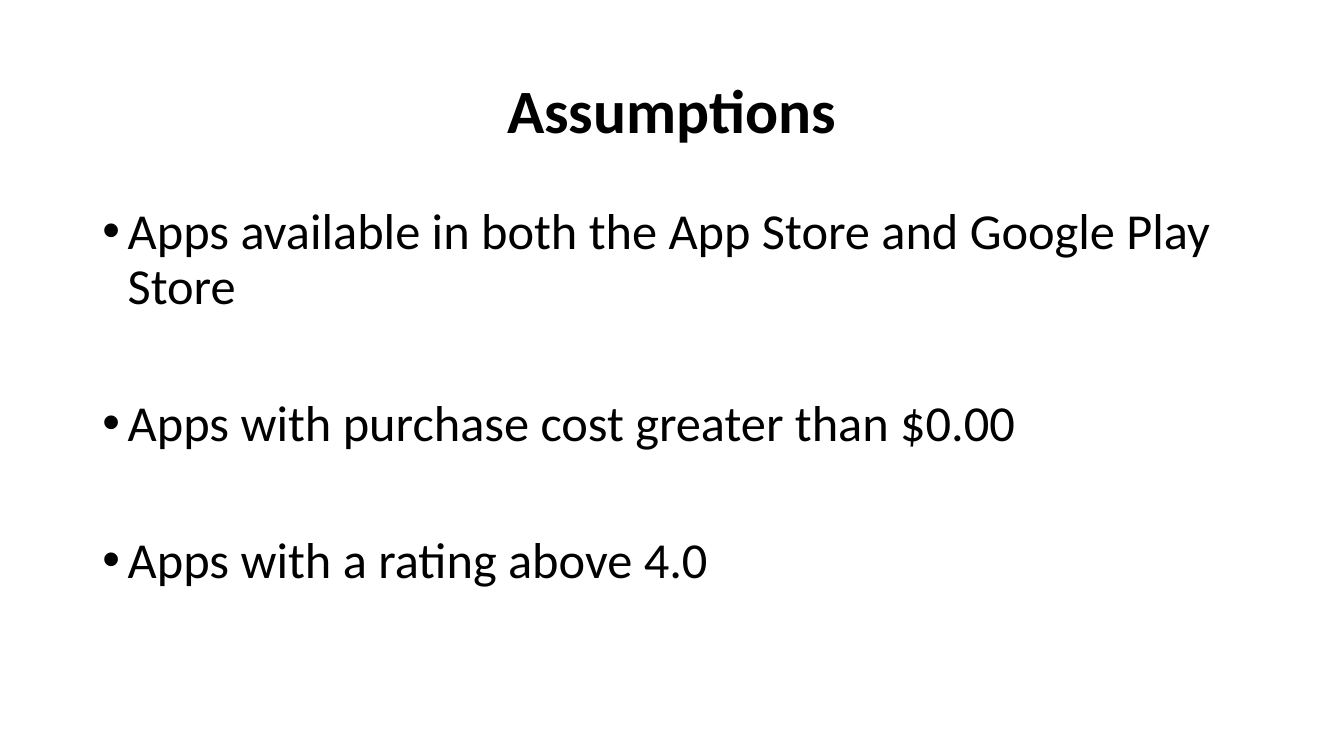
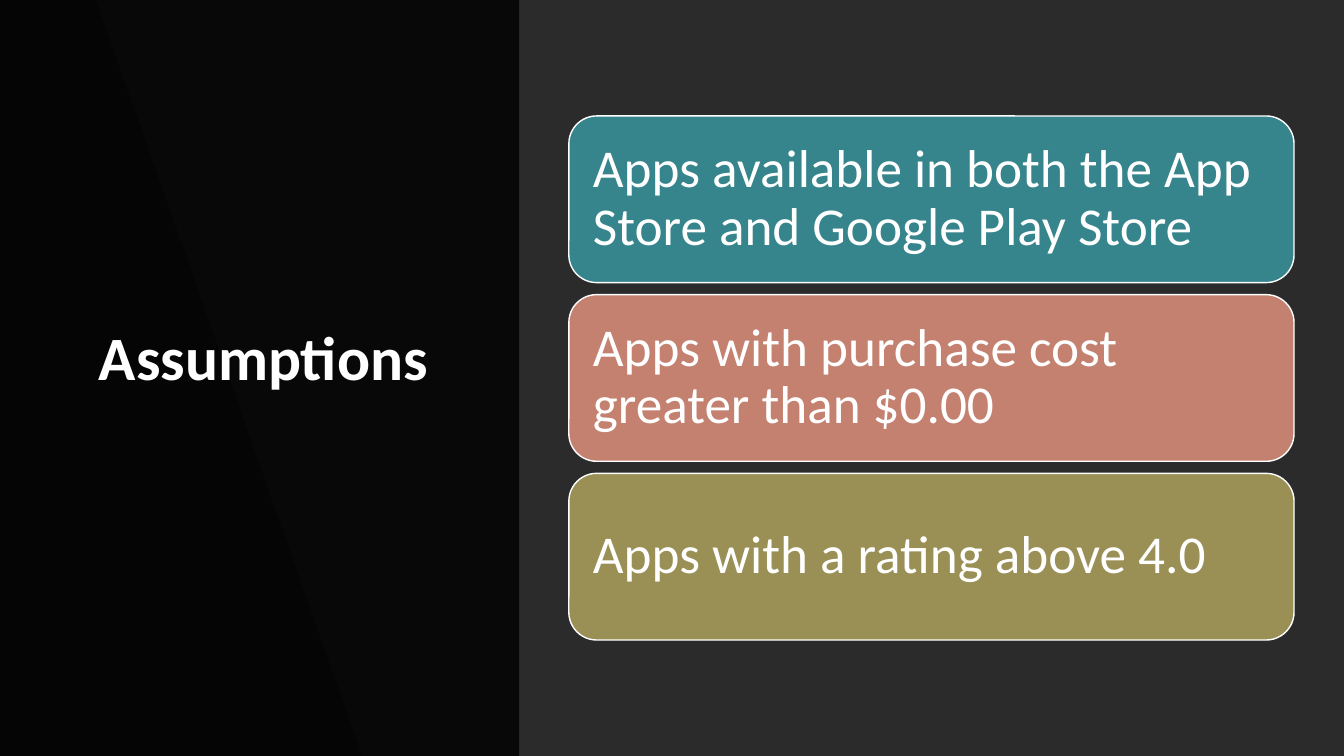
Before and after one commit to ausifer/app-trader-hangry-hagryphi, a slide deck: slide 3 of app_trader_hangry_hagryphi.pptx (slide 5 before the commit). Drawn at 1344x756 pixels with LibreOffice and Linux fonts; fonts in the diff are those of the drawing; background and template pictures are left out; a plain dark background stands for a picture behind light text. Boxes give left, top, right and bottom in pixels: in the first picture for what was removed or moved away, otherwise in the second. Text is boxed around its words. In the diff, an @@ line names an element or a change of style, - is before the commit and + after.

```diff
--- a/app_trader_hangry_hagryphi.pptx
+++ b/app_trader_hangry_hagryphi.pptx
@@ rectangle added at bbox=[0, 0, 1344, 756], fill #FFFFFF @@
@@ rectangle added at bbox=[0, 0, 519, 756], fill #000000 at 81% opacity @@
@@ freeform shape added at bbox=[0, 0, 362, 756], fill #000000 at 35% opacity @@
@@ title "Assumptions": place and size @@
-title "Assumptions" at bbox=[507, 89, 836, 143]
+title "Assumptions" at bbox=[99, 336, 428, 390]
@@ title "Assumptions" at bbox=[99, 336, 428, 390]: text colour #000000 to #FFFFFF; alignment centre to left @@
@@ text removed at bbox=[128, 214, 1210, 587] @@
-• Apps available in both the App Store and Google Play Store
-• Apps with purchase cost greater than $0.00
-• Apps with a rating above 4.0
@@ group added at bbox=[569, 116, 1294, 640]: 3 rounded rectangles, 3 texts @@
+Apps available in both the App Store and Google Play Store
+Apps with purchase cost greater than $0.00
+Apps with a rating above 4.0
```
Also in this commit, not shown: 4 other slides changed, 2 slides added, 2 other files.
